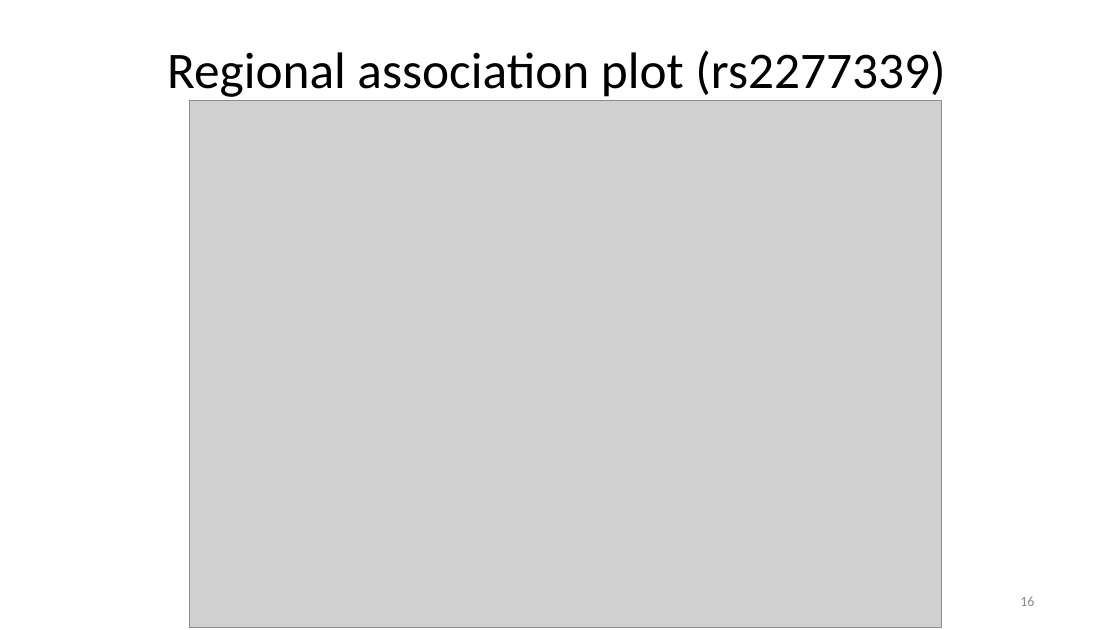
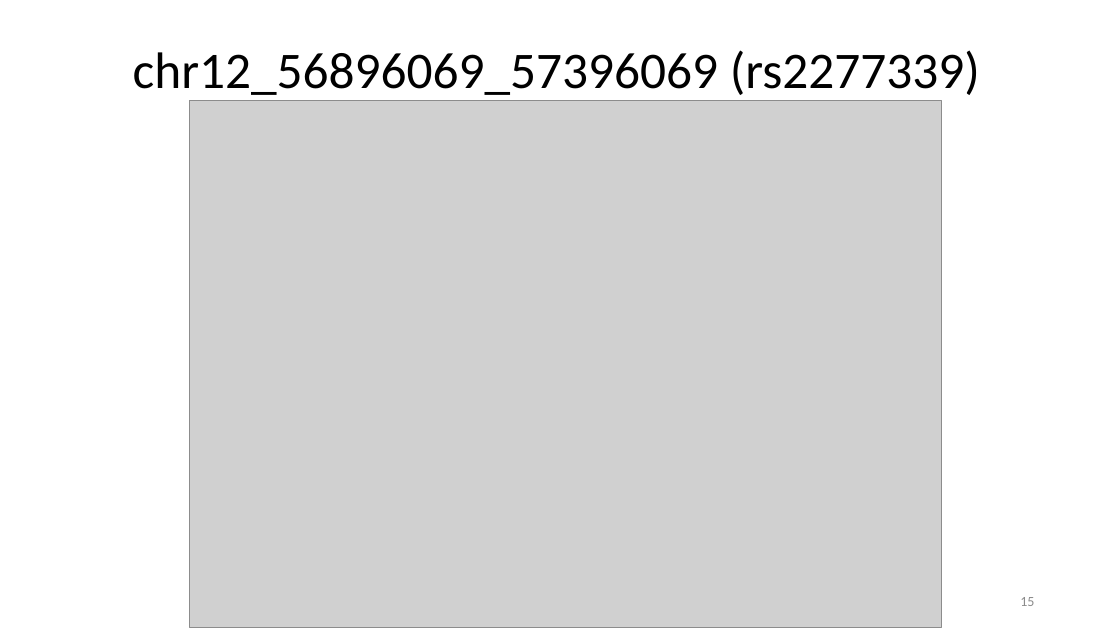
Before and after one commit to jinghuazhao/FM-pipeline, a slide deck: slide 15 of README.pptx (slide 16 before the commit). Drawn at 1120x630 pixels with LibreOffice and Linux fonts; fonts in the diff are those of the drawing; grey boxes stand for pictures. Boxes give left, top, right and bottom in pixels: in the first picture for what was removed or moved away, otherwise in the second. Text is boxed around its words. In the diff, an @@ line names an element or a change of style, - is before the commit and + after.

Commit message:
README

```diff
--- a/README.pptx
+++ b/README.pptx
@@ title at [133, 50, 980, 101]: text changed @@
-Regional association plot (rs2277339)
+chr12_56896069_57396069 (rs2277339)
```
